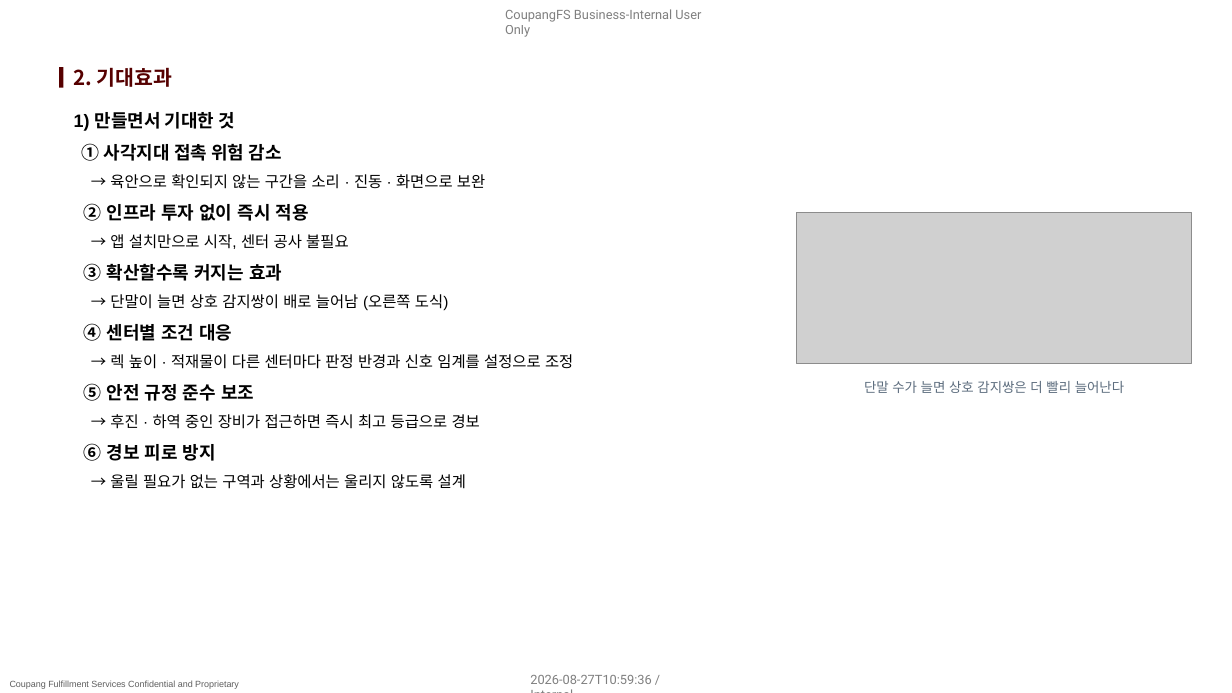
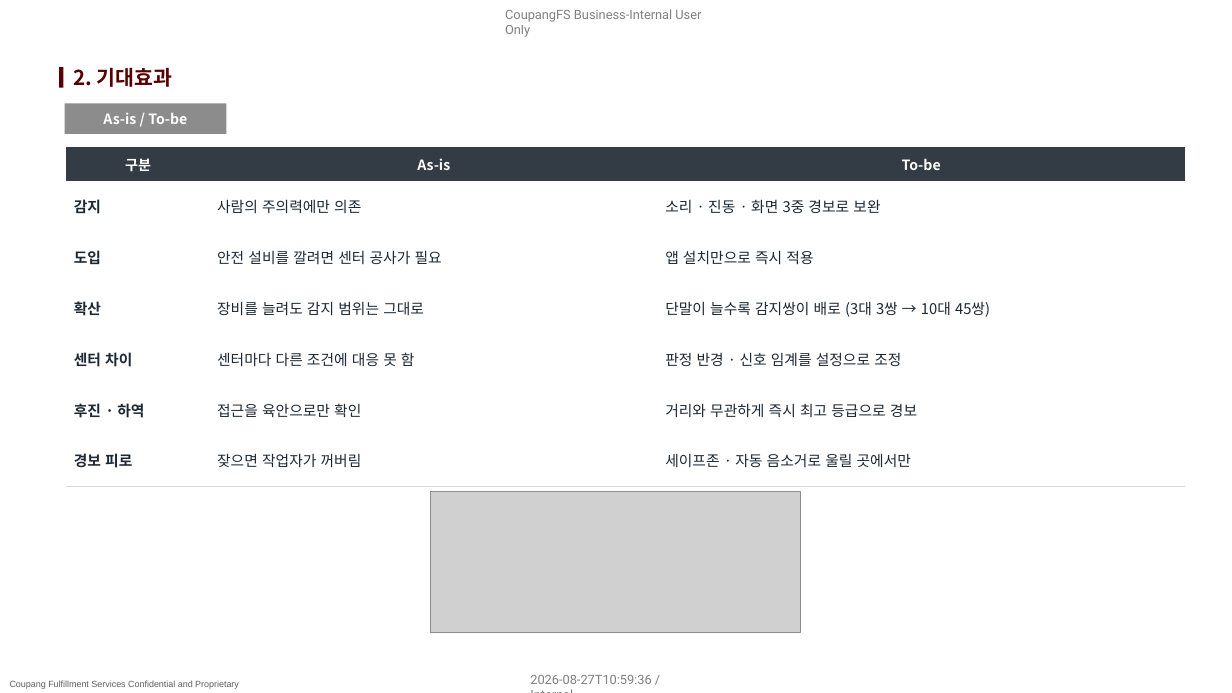
Before and after one commit to pslymzero-cyber/SafeAlert, a slide deck: slide 4 of docs/presentation/company_form/SafeAlert_보고_2026.08.pptx. Drawn at 1232x693 pixels with LibreOffice and Linux fonts; fonts in the diff are those of the drawing; grey boxes stand for pictures; background and template pictures are left out. Boxes give left, top, right and bottom in pixels: in the first picture for what was removed or moved away, otherwise in the second. Text is boxed around its words. In the diff, an @@ line names an element or a change of style, - is before the commit and + after.

```diff
--- a/docs/presentation/company_form/SafeAlert_보고_2026.08.pptx
+++ b/docs/presentation/company_form/SafeAlert_보고_2026.08.pptx
@@ rectangle added at bbox=[65, 104, 226, 134], fill #8C8C8C, 11 pt, text #FFFFFF, bold @@
+As-is / To-be
@@ text removed at bbox=[74, 112, 573, 489] @@
-1) 만들면서 기대한 것
-① 사각지대 접촉 위험 감소
-→ 육안으로 확인되지 않는 구간을 소리 · 진동 · 화면으로 보완
-② 인프라 투자 없이 즉시 적용
-→ 앱 설치만으로 시작, 센터 공사 불필요
-③ 확산할수록 커지는 효과
-→ 단말이 늘면 상호 감지쌍이 배로 늘어남 (오른쪽 도식)
-④ 센터별 조건 대응
-→ 렉 높이 · 적재물이 다른 센터마다 판정 반경과 신호 임계를 설정으로 조정
-⑤ 안전 규정 준수 보조
-→ 후진 · 하역 중인 장비가 접근하면 즉시 최고 등급으로 경보
-⑥ 경보 피로 방지
-→ 울릴 필요가 없는 구역과 상황에서는 울리지 않도록 설계
@@ table added at bbox=[67, 148, 1185, 486], 7 rows, 3 columns @@
+구분 | As-is | To-be
+감지 | 사람의 주의력에만 의존 | 소리 · 진동 · 화면 3중 경보로 보완
+도입 | 안전 설비를 깔려면 센터 공사가 필요 | 앱 설치만으로 즉시 적용
+확산 | 장비를 늘려도 감지 범위는 그대로 | 단말이 늘수록 감지쌍이 배로 (3대 3쌍 → 10대 45쌍)
+센터 차이 | 센터마다 다른 조건에 대응 못 함 | 판정 반경 · 신호 임계를 설정으로 조정
+후진 · 하역 | 접근을 육안으로만 확인 | 거리와 무관하게 즉시 최고 등급으로 경보
+경보 피로 | 잦으면 작업자가 꺼버림 | 세이프존 · 자동 음소거로 울릴 곳에서만
@@ text removed at bbox=[864, 381, 1124, 393] @@
-단말 수가 늘면 상호 감지쌍은 더 빨리 늘어난다
@@ picture: place and size @@
-picture at bbox=[797, 213, 1192, 363]
+picture at bbox=[431, 492, 800, 633]
```
Also in this commit, not shown: 5 other slides changed, 4 other files.
